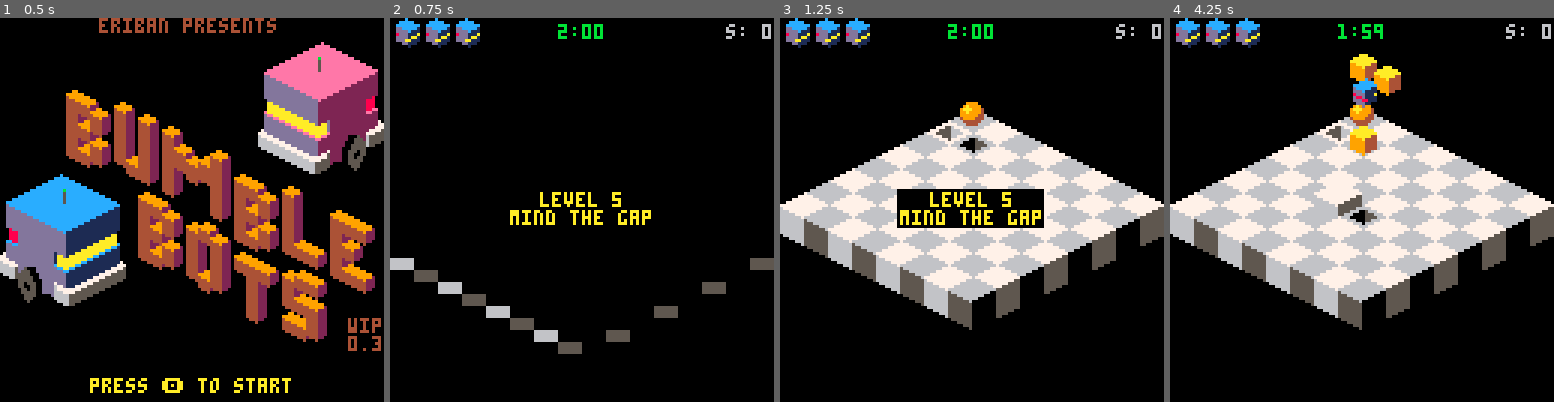
Above: before the commit, frames 1-4 (left to right).
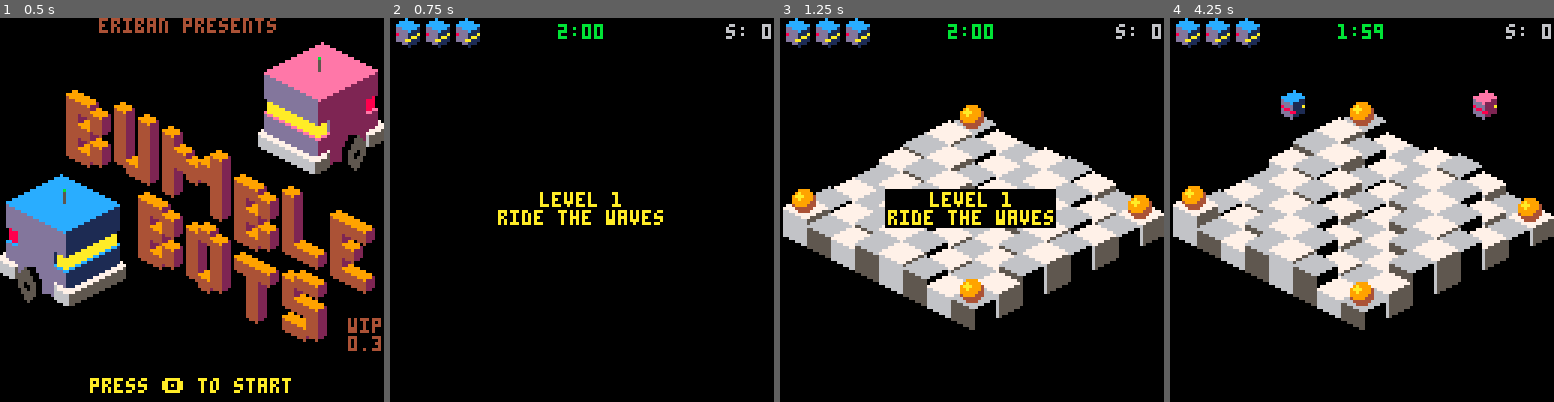
Above: after the commit, the same moments.

Repository: erwinbonsma/BumbleBotsPico8
Game: PICO-8 cartridge rolmops.p8
Same seed, same stepped clock (60 frames per second), same inputs: the game is played once before the commit and once after it.
Inputs:
- Up to frame 1 (0.5 s): no input
- Up to frame 2 (0.75 s): tap O (Z key) at 0.7 s
- Up to frame 3 (1.25 s): no input
- Up to frame 4 (4.25 s): hold Right 1.6-2.1 s; tap O (Z key) every 0.4 s from 1.7 to 4.1 s; hold Up 2.15-2.42 s; hold Right 2.47-3.03 s; hold Left 3.08-3.58 s; hold Down 3.63-3.97 s; hold Right from 4.02 s (still down)

Frame 1 is identical in both runs. In frame 2, 3.1% of the frame differs, in the area x 0-100%, y 45-88%; in frame 3, 10%; in frame 4, 15%, in the area x 0-100%, y 9-82%.

Commit message:
Refactored nil checks
To reduce tokens, changed [value]!=nil to [value] in conditions.

Diff:
--- a/rolmops.p8
+++ b/rolmops.p8
@@ -316,7 +316,7 @@
 -- purposes. it may not yet
 -- have entered the unit
 function map_unit:add_mover(mover)
- if (mover.draw_unit!=nil) then
+ if mover.draw_unit then
   mover.draw_unit:remove_mover(mover)
  end
  add(self.movers,mover)
@@ -581,7 +581,7 @@
  x+=4
  y-=2
 
- if unit.object!=nil then
+ if unit.object then
   unit.object:draw(x,y)
  end
 
@@ -769,7 +769,7 @@
  local height=self.unit.height
 
  -- adapt height if needed
- if self.unit2!=nil then
+ if self.unit2 then
   --on two tiles, follow highest
   height=max(height,self.unit2.height)
  end
@@ -860,7 +860,7 @@
  self:update_dx_dy()
 
  if (
-  self.unit.object!=nil and
+  self.unit.object and
   self.height==self.unit.height
  ) then
   self.unit.object:visit(self)
@@ -869,7 +869,7 @@
 
 function mover:can_enter(unit)
  return (
-  unit!=nil and
+  unit and
   unit.height-self.unit.height<=self.tol
  )
 end
@@ -998,7 +998,7 @@
 function player:entering_unit(to_unit)
  mover.entering_unit(self,to_unit)
  local box=to_unit:box()
- if box!=nil then
+ if box then
   box:set_heading(
    self:move_heading()
   )
@@ -1014,7 +1014,7 @@
  end
 
  if self:can_start_move() then
-  if self.nxt_rot_dir!=nil then
+  if self.nxt_rot_dir then
    self.rot_dir=self.nxt_rot_dir
    self.nxt_rot_dir=nil
   elseif btn(2) then
@@ -1152,11 +1152,11 @@
 function enemy:is_blocked(unit)
  return (
   (
-   unit.object!=nil and
+   unit.object and
    unit.object.is_pickup
   ) or
   self.unit.height-unit.height>10 or
-  unit:box()!=nil
+  unit:box()
  )
 end
 
@@ -1481,9 +1481,7 @@
 end
 
 function level:draw()
- if (
-  self.player!=nil
- ) then
+ if self.player then
   self:set_target_camera_pos(
    self.player.unit.col,
    self.player.unit.row
@@ -1619,7 +1617,7 @@
  local me={}
 
  local anim=nil
- local level_num=4
+ local level_num=0
  local lives=3
  local death_cause
 
@@ -1639,11 +1637,11 @@
   end
   print(s,128-4*#s,2,6)
 
-  if anim!=nil then
+  if anim then
    anim.draw()
   end
 
-  if msg!=nil then
+  if msg then
    print(msg,0,120,11)
   end
  end
@@ -1651,7 +1649,7 @@
  function me.update()
   clock+=1
 
-  if (anim!=nil) then
+  if anim then
    anim=anim.update()
   end
 
